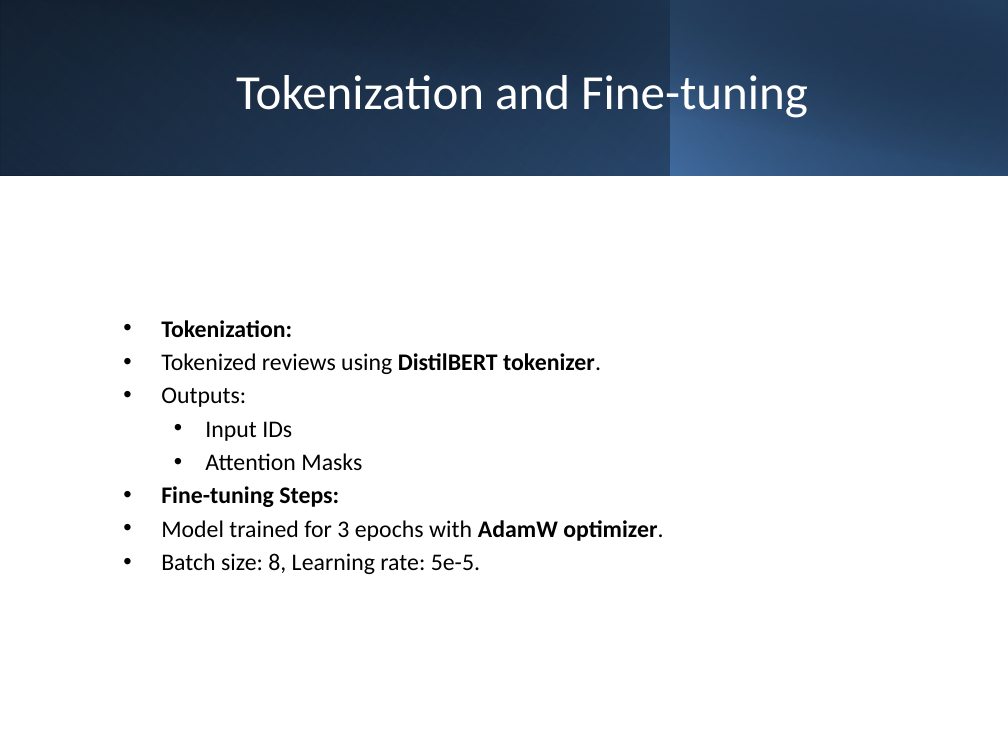
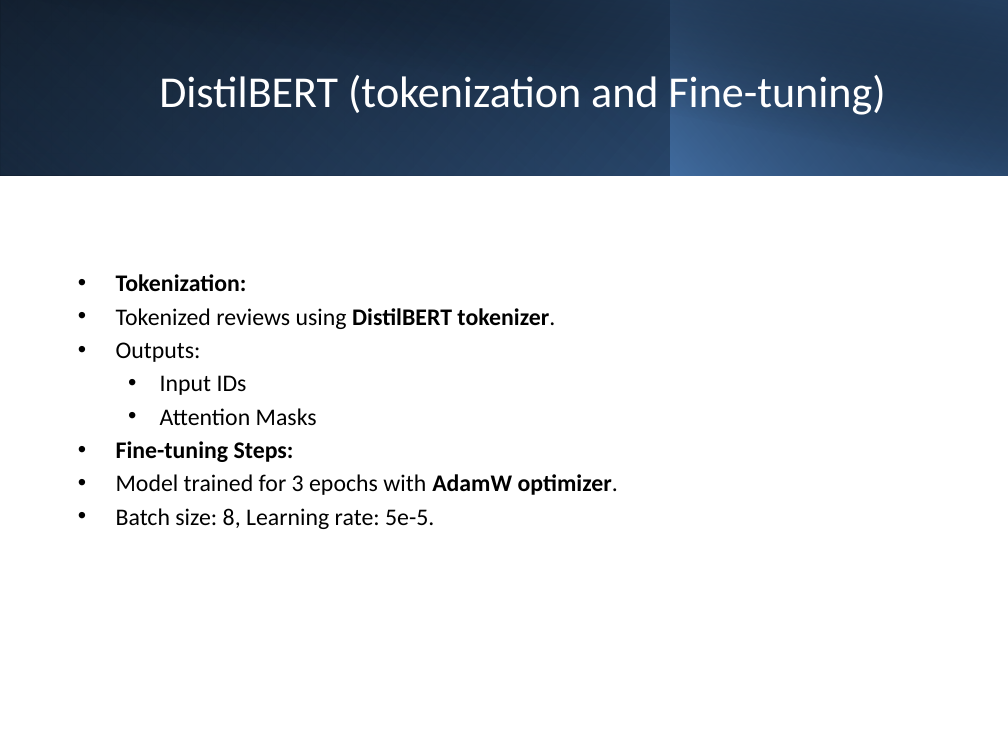
Before and after one commit to mehakhafeez/NLPprojectweek6, a slide deck: slide 13 of NLPProject3.pptx. Drawn at 1008x756 pixels with LibreOffice and Linux fonts; fonts in the diff are those of the drawing. Boxes give left, top, right and bottom in pixels: in the first picture for what was removed or moved away, otherwise in the second. Text is boxed around its words. In the diff, an @@ line names an element or a change of style, - is before the commit and + after.

```diff
--- a/NLPProject3.pptx
+++ b/NLPProject3.pptx
@@ title at [159,75,885,115]: text changed; size 35 to 31.5 pt @@
-Tokenization and Fine-tuning
+DistilBERT (tokenization and Fine-tuning)
@@ text "Tokenization:": place and size @@
-text "Tokenization:" at [161,320,663,574]
+text "Tokenization:" at [116,274,618,529]
```
Also in this commit, not shown: 4 other slides changed, 2 slides removed.
